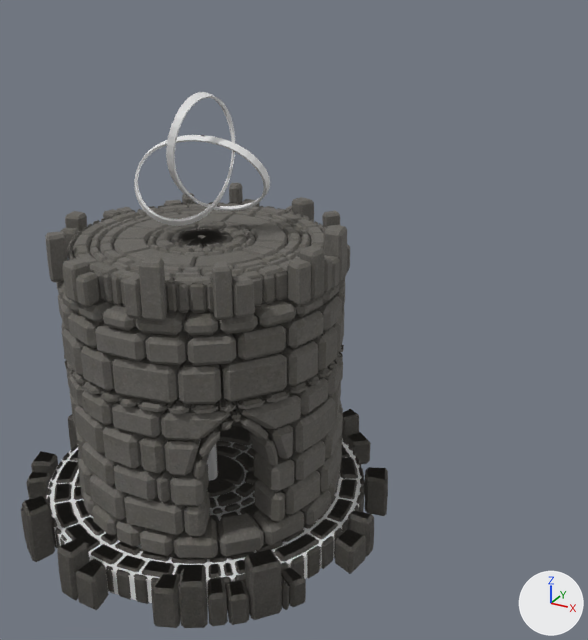
What one commit did to the FBX model Assets/Prefabs/Tower/Turret4/Tower 4/Mesh 5/tower 4.fbx.
The view is the same before and after, from a 50 mm lens placed at (23.7, -75.9, 28.6), pointed at (-3.2, -27.1, 4.1). Arrows for +X, +Y and +Z are at lower right; the lights stay in place. Where no turn or scale is listed for an object, it has been applied to the vertices. Vertices at the same position are counted once.

Objects in the first picture: 'Circle.004', 'Cylinder.003', 'TorusKnot', 'Wall.008', 'Wall.009', 'Wall.020'.
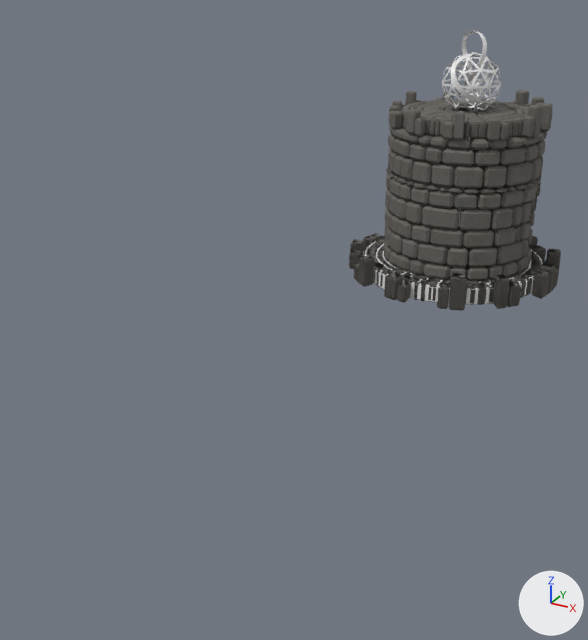
Where the newer file only moved an object's origin or applied its transform, the numbers keep the older frame.

Where the change shows, as pixel boxes [x1, y1, x2, y2] in the pictures (588 x 640 px):
```json
{"object": "Wall.008", "change": "mesh turned", "before": [56, 277, 345, 559], "after": [384, 125, 547, 281]}
{"object": "Wall.009", "change": "mesh turned", "before": [45, 183, 350, 321], "after": [389, 90, 553, 141]}
{"object": "Wall.020", "change": "mesh turned", "before": [21, 409, 388, 628], "on screen": "not visible afterwards"}
{"object": "Wall.005", "change": "mesh turned", "after": [349, 233, 561, 311], "on screen": "not visible before"}
{"object": "Circle.004", "change": "mesh turned", "before": [47, 439, 362, 605], "after": [363, 241, 543, 304]}
{"object": "TorusKnot", "change": "mesh turned", "before": [134, 92, 270, 226], "after": [451, 30, 491, 101]}
{"object": "Icosphere.003", "change": "added", "after": [442, 52, 501, 112]}
{"object": "Cylinder.003", "change": "mesh turned", "before": [199, 442, 218, 481], "after": [455, 137, 470, 226]}
```

Scene script edits in JSON lines:
```json
{"block": "me_cylinder_003", "where": "me_cylinder_003.from_pydata(...)  # 128 vertices, 98 faces; spans x -5.45..6.27, y -49.55..-37.83, z 0.5..13.64"}
{"block": "me_cylinder_003", "where": "# used by ob_cylinder_003; location = (0.0, 0.0, 0.0)"}
{"block": "me_cylinder_003", "change": "me_cylinder_003 part 4: the whole mesh is turned 52.6 degrees about the z axis through its middle, then moved by (-0.06, 43.94, 0.0)"}
{"block": "me_torusknot_001", "where": "me_torusknot_001.from_pydata(...)  # 640 vertices, 560 faces; spans x -2.36..3.63, y -45.8..-41.05, z 16.79..22.94"}
{"block": "me_torusknot_001", "where": "# used by ob_torusknot; location = (0.0, 0.0, 0.0)"}
{"block": "me_torusknot_001", "change": "me_torusknot_001 part 1: the whole mesh is turned 52.6 degrees about the z axis through its middle, then moved by (-0.36, 44.01, 0.0)"}
{"block": "me_wall_010", "where": "me_wall_010.from_pydata(...)  # 8032 vertices, 8470 faces; spans x -10.2..10.6, y -53.9..-33.2, z -0.3..2.9"}
{"block": "me_wall_010", "where": "# used by ob_wall_005; location = (0.0, 0.0, 0.0)"}
{"block": "me_wall_010", "change": "me_wall_010 part 2: the whole mesh is turned 52.6 degrees about the z axis through its middle, then moved by (-0.1, 43.7, 0.0)"}
{"block": "me_wall_005", "where": "me_wall_005.from_pydata(...)  # 8032 vertices, 8470 faces; spans x -6.8..8.17, y -51.1..-36.21, z 14.46..17.09"}
{"block": "me_wall_005", "where": "# used by ob_wall_009; location = (0.0, 0.0, 0.0)"}
{"block": "me_wall_005", "change": "me_wall_005 part 6: the whole mesh is turned 52.6 degrees about the z axis through its middle, then moved by (-0.2, 44.14, 0.0)"}
{"block": "me_wall_001", "where": "me_wall_001.from_pydata(...)  # 5536 vertices, 5980 faces; spans x -6.78..7.96, y -50.93..-36.23, z -0.47..14.43"}
{"block": "me_wall_001", "where": "# used by ob_wall_008; location = (0.0, 0.0, 0.0)"}
{"block": "me_wall_001", "change": "me_wall_001 part 7: the whole mesh is turned 52.6 degrees about the z axis through its middle, then moved by (-0.22, 44.04, 0.0)"}
{"block": "me_wall_027", "where": "me_wall_027.from_pydata(...)  # 8032 vertices, 8470 faces; spans x -10.2..10.6, y -53.9..-33.2, z -0.3..2.9"}
{"block": "me_wall_027", "where": "# used by ob_wall_020; location = (0.0, 0.0, 0.0)"}
{"block": "me_wall_027", "change": "me_wall_027 part 3: the whole mesh is turned 52.6 degrees about the z axis through its middle, then moved by (-0.1, 43.7, 0.0)"}
{"block": "me_circle_001", "where": "me_circle_001.from_pydata(...)  # 64 vertices, 34 faces; spans x -8.8..9.2, y -52.5..-34.5, z -0.1..1.3"}
{"block": "me_circle_001", "where": "# used by ob_circle_004; location = (0.0, 0.0, 0.0)"}
{"block": "me_circle_001", "change": "me_circle_001 part 5: the whole mesh is turned 52.6 degrees about the z axis through its middle, then moved by (-0.1, 43.7, 0.0)"}
{"op": "add", "block": "me_icosphere_003", "code": ["me_icosphere_003 = bpy.data.meshes.new('Icosphere.003')", "me_icosphere_003.from_pydata(...)  # 240 vertices, 162 faces; spans x -2.29..3.18, y -2.1..3.23, z 2.09..7.57", "me_icosphere_003.materials.append(mat_tower_emission_003)  # white #e7e7e7"]}
{"op": "add", "block": "ob_icosphere_003", "code": ["ob_icosphere_003 = bpy.data.objects.new('Icosphere.003', me_icosphere_003)", "ob_icosphere_003.location = (-0.03, 0.0, 13.46)"]}
```
